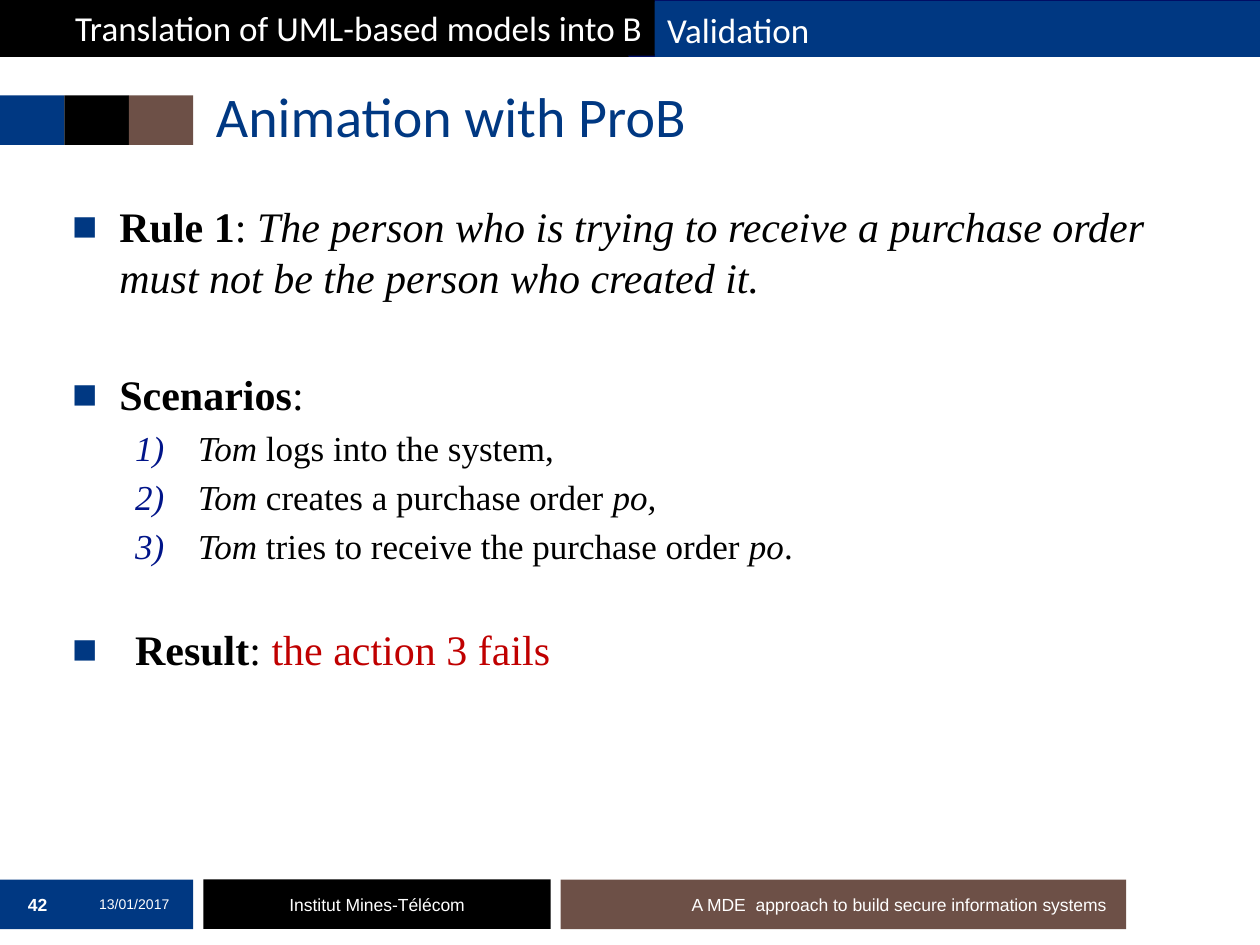
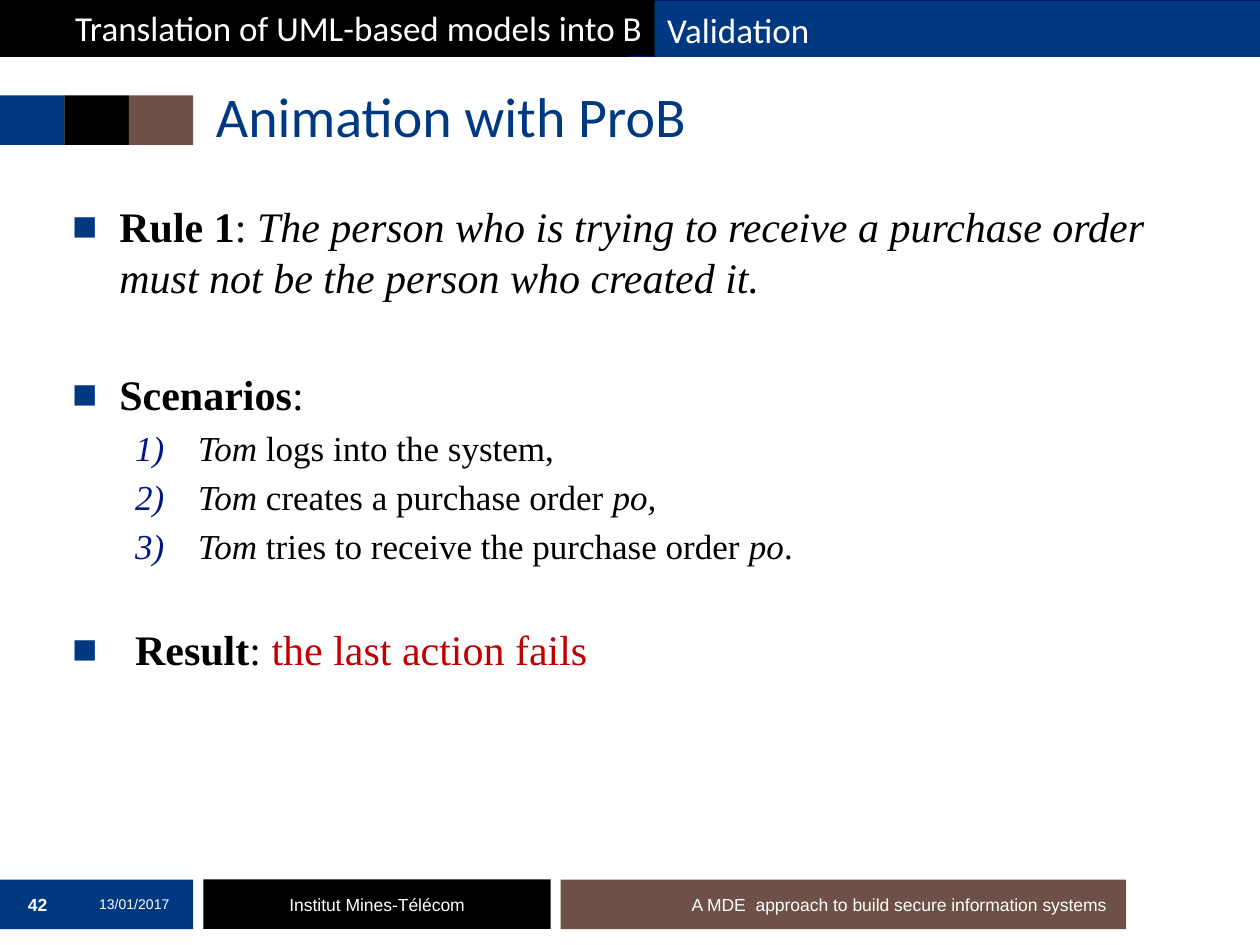
Before and after one commit to mai-ng/phdDefense, a slide deck: slide 42 of slides/presentation-defense.pptx. Drawn at 1260x945 pixels with LibreOffice and Linux fonts; fonts in the diff are those of the drawing; background and template pictures are left out. Boxes give left, top, right and bottom in pixels: in the first picture for what was removed or moved away, otherwise in the second. Text is boxed around its words. In the diff, an @@ line names an element or a change of style, - is before the commit and + after.

```diff
--- a/slides/presentation-defense.pptx
+++ b/slides/presentation-defense.pptx
@@ text at box(135, 635, 587, 666): text changed @@
-■ Result: the action 3 fails
+■ Result: the last action fails
```
Also in this commit, not shown: 11 other slides changed.
